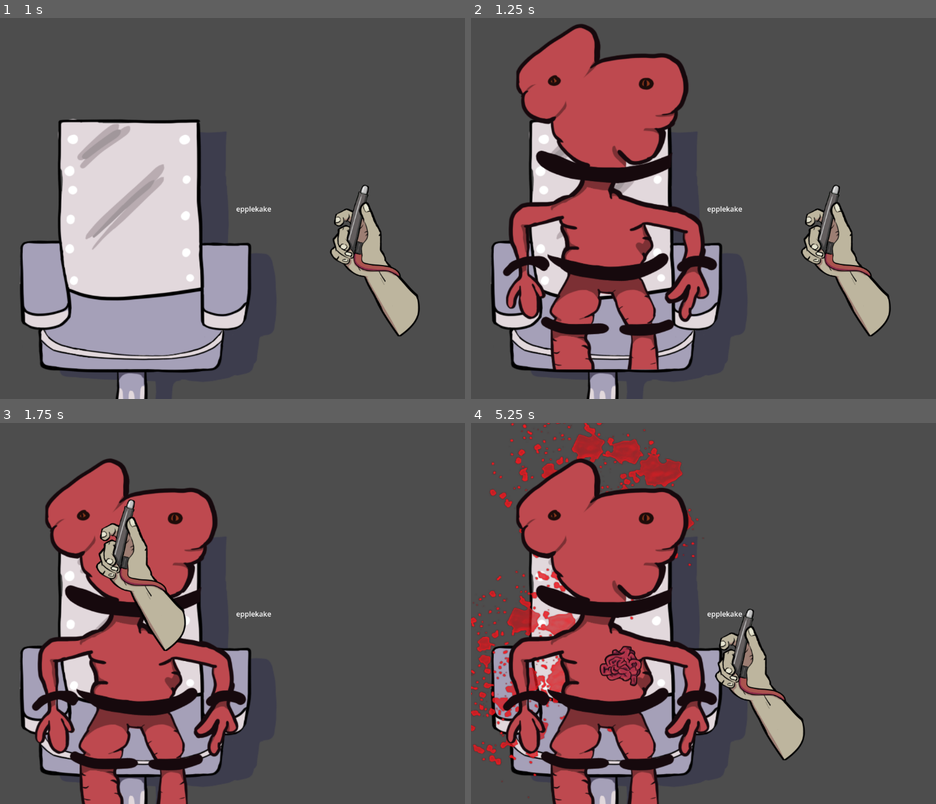
Above: before the commit, frames 1-4 (two rows, left to right).
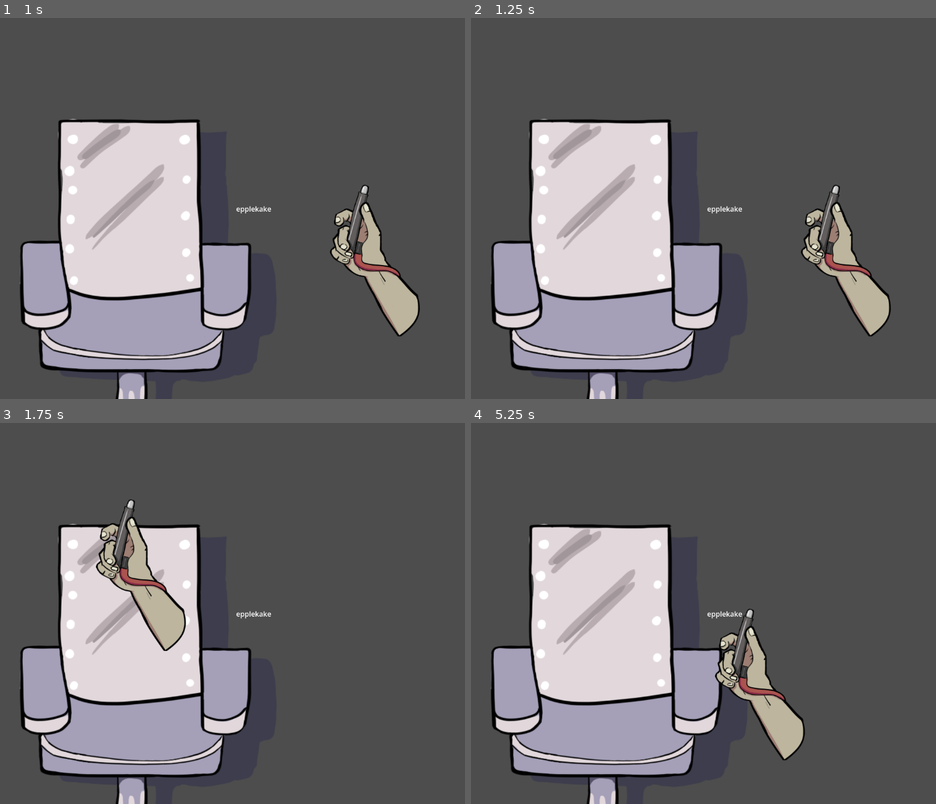
Above: after the commit, the same moments.

Repository: Slideshow776/Global-Game-Jam-2026
Game: Godot game, scene res://scenes/game.tscn
Same seed, same stepped clock (60 frames per second), same inputs: the game is played once before the commit and once after it.
Inputs (mouse positions are in pixels of both pictures, inside the frame that each line leads up to):
- Up to frame 1 (1 s): tap Enter at 0.5, 0.6 s; move the mouse to (367, 189) at 0.52 s; click (367, 189) at 0.67 s
- Up to frame 2 (1.25 s): no input
- Up to frame 3 (1.75 s): move the mouse to (130, 503) at 1.27 s; tap F at 1.35 s; click (130, 503) at 1.42 s
- Up to frame 4 (5.25 s): tap Space at 2, 3.5, 5 s; move the mouse to (522, 693) at 2.02 s; tap Enter at 2.1, 2.75, 3.6, 4.25, 5.1 s; click (522, 693) at 2.17 s; move the mouse to (619, 666) at 2.77 s; tap F at 2.85, 4.35 s; click (619, 666) at 2.92 s; move the mouse to (875, 670) at 3.52 s; click (875, 670) at 3.67 s; move the mouse to (573, 556) at 4.27 s; click (573, 556) at 4.42 s; move the mouse to (750, 613) at 5.02 s; click (750, 613) at 5.17 s

Frame 1 is identical in both runs. In frame 2, 23% of the frame differs, in the area x 6-54%, y 1-93%; in frame 3, 21%; in frame 4, 27%, in the area x 0-54%, y 0-100%.

Commit message:
Merged in new features from testScene to mainScene

Diff:
--- a/scenes/game.tscn
+++ b/scenes/game.tscn
@@ -1,16 +1,20 @@
 [gd_scene format=3 uid="uid://h6mcf7fsqf5r"]
 
+[ext_resource type="Script" uid="uid://bc03n2kgp8byg" path="res://testScenes/MainScene.gd" id="1_lbhrr"]
 [ext_resource type="PackedScene" uid="uid://cttrm7okfclgv" path="res://scenes/chair.tscn" id="1_lnu2h"]
 [ext_resource type="PackedScene" uid="uid://ctl4sbj7wc1x4" path="res://scenes/mutant.tscn" id="2_lbhrr"]
 [ext_resource type="PackedScene" uid="uid://dlmao0kysnkd" path="res://scenes/arm.tscn" id="4_lbhrr"]
 
 [node name="Game" type="Node2D" unique_id=1847825036]
+script = ExtResource("1_lbhrr")
 
 [node name="Chair" parent="." unique_id=1717929055 instance=ExtResource("1_lnu2h")]
 position = Vector2(-34.000004, -212)
 scale = Vector2(1.3324018, 1.2555372)
 
-[node name="Mutant" parent="." unique_id=1784549054 instance=ExtResource("2_lbhrr")]
+[node name="mutantCell" type="Node2D" parent="." unique_id=1482415348]
+
+[node name="Mutant" parent="mutantCell" unique_id=1784549054 instance=ExtResource("2_lbhrr")]
 position = Vector2(286, 481)
 
 [node name="GUI" type="CanvasLayer" parent="." unique_id=1506688441]
--- a/scenes/mutant.gd
+++ b/scenes/mutant.gd
@@ -7,11 +7,17 @@
 
 # Called when the node enters the scene tree for the first time.
 func _ready() -> void:
+	var mutantColor: Color = Color(randf_range(0.1, 1.0), randf_range(0.1, 1.0), randf_range(0.1, 1.0), 1)
+	modulate = mutantColor
+
+	position = GameState.mutant_chair_anchor
 	originalyposition = position.y
 	position.y = -1000
+	print_debug("mutant says skjera tjommi")
+	GameState.mutant_died.connect(on_death)
 
-	var mutantColor: Color = Color(randf_range(0.1, 1.0), randf_range(0.1, 1.0), randf_range(0.1, 1.0), 1)
-	modulate = mutantColor
+	# REMOVE ME!!
+	GameState.gun_clicked.connect(mock_function)
 
 func _on_timer_timeout() -> void:
 	var tween := create_tween().set_ease(Tween.EASE_OUT).set_trans(Tween.TRANS_BOUNCE)
@@ -21,3 +27,20 @@
 #	if event is InputEventMouseButton && event.button_index == MOUSE_BUTTON_LEFT && event.pressed:
 #		print("event click")
 #		GameState.mutant_hit.emit()
+
+func mock_function():
+	GameState.mutant_died.emit()
+
+func on_death():
+	var tweenY := create_tween()
+	var time = 0.3
+	tweenY.set_trans(Tween.TRANS_BOUNCE)
+	tweenY.tween_property(self, "position:y", position.y - 300, time*1.5)
+	await tweenY.finished
+	var tweenXY := create_tween()
+	var tweenRot := create_tween()
+	tweenRot.tween_property(self, "rotation_degrees", 360.0, time).as_relative()
+	tweenXY.tween_property(self, "position", Vector2(position.x + 1000, position.y - 300), time)
+	await tweenXY.finished
+	GameState.mutant_spawn.emit()
+	queue_free()
--- a/testScenes/MainScene.gd
+++ b/testScenes/MainScene.gd
@@ -2,13 +2,12 @@
 
 
 @onready var mutant_array: Array[PackedScene] = [
-	preload("res://testScenes/mockMutant.tscn")
+	preload("res://scenes/mutant.tscn")
 ]
 @onready var mutantCell: Node2D = $mutantCell
 # Called when the node enters the scene tree for the first time.
 func _ready() -> void:
 	GameState.mutant_spawn.connect(create_mutant)
-	pass # Replace with function body.
 
 
 # Called every frame. 'delta' is the elapsed time since the previous frame.
@@ -17,5 +16,4 @@
 
 func create_mutant():
 	var mutant = mutant_array[0].instantiate()
-	print_debug("hello world")
 	mutantCell.add_child(mutant)
Not shown: 1 places in scenes/mutant.tscn that only renumber resources
